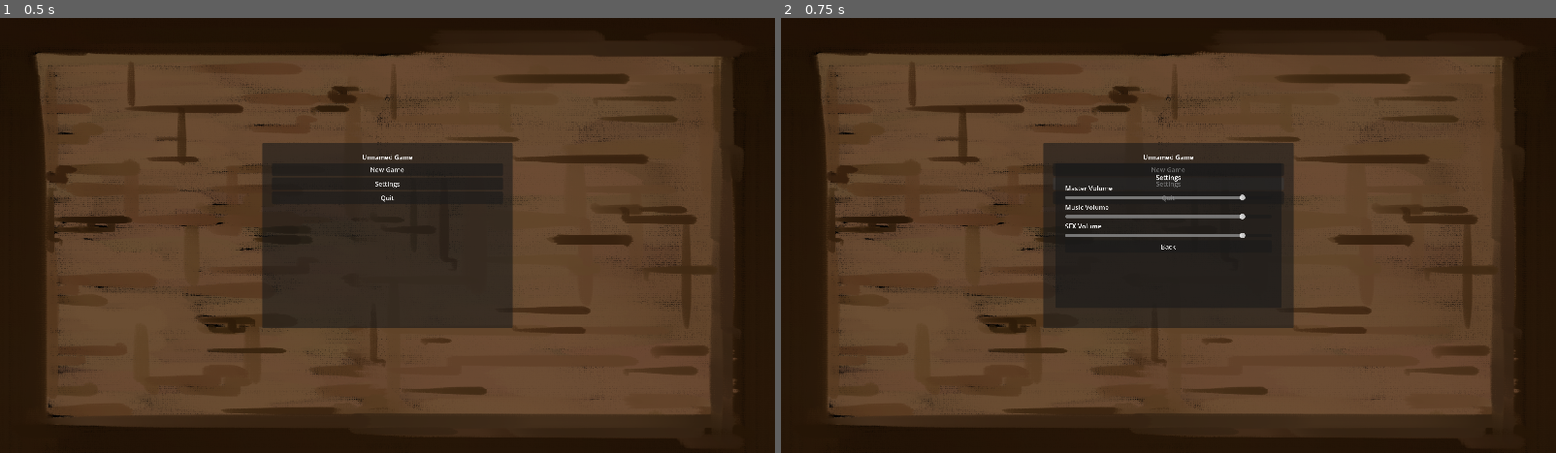
Above: before the commit, frames 1-2 (left to right).
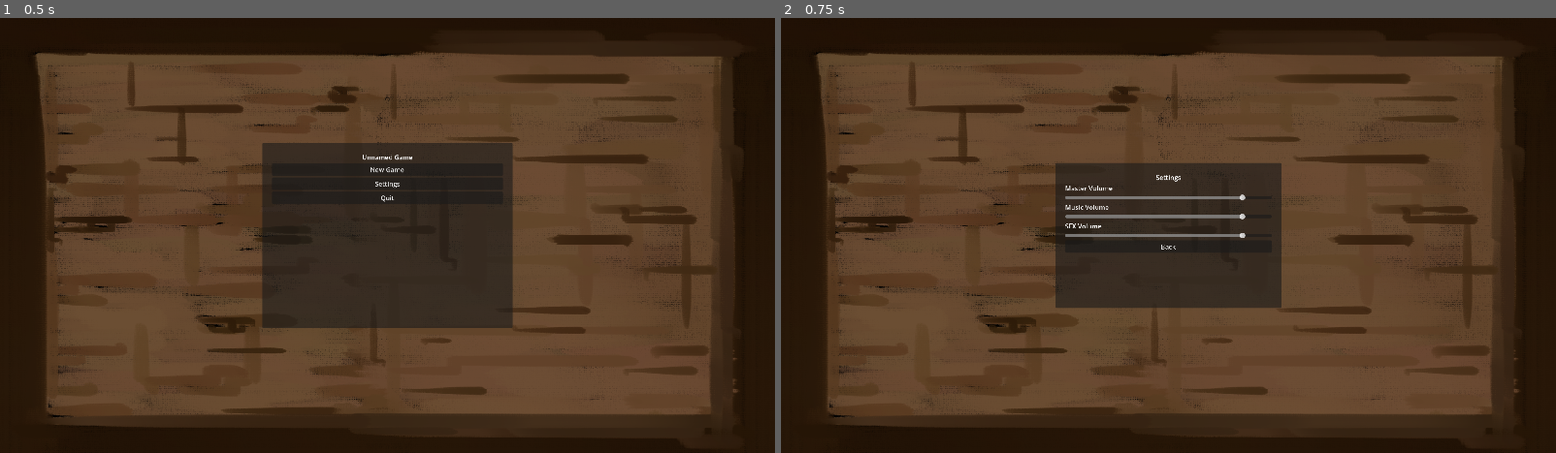
Above: after the commit, the same moments.

Repository: egoodpasture/unnamed_godot_game
Game: Godot game, scene res://scenes/UI/title_menu.tscn
Two runs of this game, one before a commit and one after it. Both use one fixed random seed, a clock stepped at 60 frames per second and the inputs below.
Inputs:
- Up to frame 1 (0.5 s): no input
- Up to frame 2 (0.75 s): click "Settings" at 0.5 s

Frame 1 is identical in both runs. In frame 2, 5.1% of the frame differs, in the area x 33-67%, y 28-72%.

Commit message:
Add save deletion, separate settings menu state, and new audio assets
Agent-Logs-Url: https://github.com/egoodpasture/unnamed_godot_game/sessions/d6d1ded9-35a1-47a2-bb7e-086a9715e851

Co-authored-by: egoodpasture <168766414+egoodpasture@users.noreply.github.com>

Diff:
--- a/unnamed-game/scenes/Classes/Construct.tscn
+++ b/unnamed-game/scenes/Classes/Construct.tscn
@@ -7,6 +7,7 @@
 [ext_resource type="Texture2D" uid="uid://1x862v810jmk" path="res://assets/sprites/horiz_dodge_sheet.png" id="5_wvqkx"]
 [ext_resource type="AudioStream" uid="uid://cq20f4w2rpnj2" path="res://assets/audio/explosion.mp3" id="6_y0bja"]
 [ext_resource type="Texture2D" uid="uid://cllfnudovl1y8" path="res://assets/sprites/explosion.png" id="7_fff8t"]
+[ext_resource type="AudioStream" path="res://assets/audio/player_damage.wav" id="8_damage"]
 
 [sub_resource type="AtlasTexture" id="AtlasTexture_pfeki"]
 atlas = ExtResource("4_5imfu")
@@ -343,6 +344,10 @@
 
 [node name="FireCooldown" type="Timer" parent="." unique_id=1957307035]
 
+[node name="DamageSound" type="AudioStreamPlayer2D" parent="." unique_id=210000001]
+stream = ExtResource("8_damage")
+bus = &"SFX"
+
 [node name="Hurtbox" type="Area2D" parent="." unique_id=16058616 groups=["player_hurtbox"]]
 collision_mask = 2
 
--- a/unnamed-game/scenes/Rooms/basic_room.tscn
+++ b/unnamed-game/scenes/Rooms/basic_room.tscn
@@ -4,7 +4,7 @@
 [ext_resource type="PackedScene" uid="uid://b6k25q4pwi7ek" path="res://scenes/Enemies/boss1.tscn" id="2_lyy10"]
 [ext_resource type="PackedScene" uid="uid://c3gjipwwnb75k" path="res://scenes/Classes/construct.tscn" id="2_sv0tl"]
 [ext_resource type="Texture2D" uid="uid://b73soy0nn4riq" path="res://assets/TileSet.png" id="4_4har8"]
-[ext_resource type="AudioStream" uid="uid://cq20f4w2rpnj2" path="res://assets/audio/explosion.mp3" id="5_music"]
+[ext_resource type="AudioStream" path="res://assets/audio/boss_theme_loop.mp3" id="5_music"]
 
 [sub_resource type="TileSetAtlasSource" id="TileSetAtlasSource_ggny8"]
 resource_name = "Room"
--- a/unnamed-game/scenes/UI/title_menu.tscn
+++ b/unnamed-game/scenes/UI/title_menu.tscn
@@ -116,15 +116,30 @@
 layout_mode = 2
 text = "Slot 1"
 
+[node name="DeleteSlot1Button" type="Button" parent="LoadContainer/LoadPanel/LoadMargin/LoadVBox" unique_id=200000001]
+unique_name_in_owner = true
+layout_mode = 2
+text = "Delete Slot 1"
+
 [node name="Slot2Button" type="Button" parent="LoadContainer/LoadPanel/LoadMargin/LoadVBox" unique_id=626891884]
 unique_name_in_owner = true
 layout_mode = 2
 text = "Slot 2"
 
+[node name="DeleteSlot2Button" type="Button" parent="LoadContainer/LoadPanel/LoadMargin/LoadVBox" unique_id=200000002]
+unique_name_in_owner = true
+layout_mode = 2
+text = "Delete Slot 2"
+
 [node name="Slot3Button" type="Button" parent="LoadContainer/LoadPanel/LoadMargin/LoadVBox" unique_id=2020647759]
 unique_name_in_owner = true
 layout_mode = 2
 text = "Slot 3"
+
+[node name="DeleteSlot3Button" type="Button" parent="LoadContainer/LoadPanel/LoadMargin/LoadVBox" unique_id=200000003]
+unique_name_in_owner = true
+layout_mode = 2
+text = "Delete Slot 3"
 
 [node name="BackFromLoad" type="Button" parent="LoadContainer/LoadPanel/LoadMargin/LoadVBox" unique_id=227985534]
 layout_mode = 2
@@ -194,8 +209,11 @@
 [connection signal="pressed" from="MainContainer/MainPanel/MarginContainer/VBoxContainer/SettingsButton" to="." method="_on_settings_button_pressed"]
 [connection signal="pressed" from="MainContainer/MainPanel/MarginContainer/VBoxContainer/QuitButton" to="." method="_on_quit_button_pressed"]
 [connection signal="pressed" from="LoadContainer/LoadPanel/LoadMargin/LoadVBox/Slot1Button" to="." method="_on_slot_1_button_pressed"]
+[connection signal="pressed" from="LoadContainer/LoadPanel/LoadMargin/LoadVBox/DeleteSlot1Button" to="." method="_on_delete_slot_1_button_pressed"]
 [connection signal="pressed" from="LoadContainer/LoadPanel/LoadMargin/LoadVBox/Slot2Button" to="." method="_on_slot_2_button_pressed"]
+[connection signal="pressed" from="LoadContainer/LoadPanel/LoadMargin/LoadVBox/DeleteSlot2Button" to="." method="_on_delete_slot_2_button_pressed"]
 [connection signal="pressed" from="LoadContainer/LoadPanel/LoadMargin/LoadVBox/Slot3Button" to="." method="_on_slot_3_button_pressed"]
+[connection signal="pressed" from="LoadContainer/LoadPanel/LoadMargin/LoadVBox/DeleteSlot3Button" to="." method="_on_delete_slot_3_button_pressed"]
 [connection signal="pressed" from="LoadContainer/LoadPanel/LoadMargin/LoadVBox/BackFromLoad" to="." method="_on_back_from_load_pressed"]
 [connection signal="pressed" from="ClassSelectContainer/ClassSelectPanel/ClassMargin/ClassVBox/StartButton" to="." method="_on_class_start_button_pressed"]
 [connection signal="pressed" from="ClassSelectContainer/ClassSelectPanel/ClassMargin/ClassVBox/BackFromClassSelect" to="." method="_on_back_from_class_select_pressed"]
--- a/unnamed-game/scripts/UI/title_menu.gd
+++ b/unnamed-game/scripts/UI/title_menu.gd
@@ -11,6 +11,9 @@
 @onready var _slot_1_button: Button = %Slot1Button
 @onready var _slot_2_button: Button = %Slot2Button
 @onready var _slot_3_button: Button = %Slot3Button
+@onready var _delete_slot_1_button: Button = %DeleteSlot1Button
+@onready var _delete_slot_2_button: Button = %DeleteSlot2Button
+@onready var _delete_slot_3_button: Button = %DeleteSlot3Button
 @onready var _settings_menu: Control = %SettingsMenu
 
 @onready var _class_buttons_container: VBoxContainer = %ClassButtonsContainer
@@ -44,15 +47,23 @@
 	_main_container.visible = (panel == _main_container)
 	_load_container.visible = (panel == _load_container)
 	_class_select_container.visible = (panel == _class_select_container)
+	_settings_menu.visible = (panel == _settings_menu)
 
 
 func _refresh_buttons() -> void:
 	var has_saves := GameState.has_any_save()
 	_continue_button.visible = has_saves
 	_load_button.visible = has_saves
+	var show_delete_buttons := not _new_game_mode
 	_slot_1_button.text = "Slot 1 - %s" % GameState.get_save_summary(1).get("label", "Empty")
 	_slot_2_button.text = "Slot 2 - %s" % GameState.get_save_summary(2).get("label", "Empty")
 	_slot_3_button.text = "Slot 3 - %s" % GameState.get_save_summary(3).get("label", "Empty")
+	_delete_slot_1_button.visible = show_delete_buttons
+	_delete_slot_2_button.visible = show_delete_buttons
+	_delete_slot_3_button.visible = show_delete_buttons
+	_delete_slot_1_button.disabled = not GameState.has_save(1)
+	_delete_slot_2_button.disabled = not GameState.has_save(2)
+	_delete_slot_3_button.disabled = not GameState.has_save(3)
 
 
 func _start_or_load_slot(slot: int) -> void:
@@ -91,7 +102,7 @@
 
 
 func _on_settings_button_pressed() -> void:
-	_settings_menu.visible = true
+	_show_panel(_settings_menu)
 
 
 func _on_quit_button_pressed() -> void:
@@ -135,3 +146,23 @@
 
 func _on_settings_menu_closed() -> void:
 	_refresh_buttons()
+	_show_panel(_main_container)
+
+
+func _delete_slot(slot: int) -> void:
+	GameState.clear_slot(slot)
+	_refresh_buttons()
+	if not _new_game_mode and not GameState.has_any_save():
+		_show_panel(_main_container)
+
+
+func _on_delete_slot_1_button_pressed() -> void:
+	_delete_slot(1)
+
+
+func _on_delete_slot_2_button_pressed() -> void:
+	_delete_slot(2)
+
+
+func _on_delete_slot_3_button_pressed() -> void:
+	_delete_slot(3)
--- a/unnamed-game/scripts/basic_room.gd
+++ b/unnamed-game/scripts/basic_room.gd
@@ -335,8 +335,15 @@
 func _setup_music() -> void:
 	if room_music == null:
 		return
+	var configured_stream: AudioStream = room_music.duplicate()
+	if configured_stream is AudioStreamMP3:
+		(configured_stream as AudioStreamMP3).loop = true
+	elif configured_stream is AudioStreamOggVorbis:
+		(configured_stream as AudioStreamOggVorbis).loop = true
+	elif configured_stream is AudioStreamWAV:
+		(configured_stream as AudioStreamWAV).loop_mode = AudioStreamWAV.LOOP_FORWARD
 	_music_player = AudioStreamPlayer.new()
-	_music_player.stream = room_music
+	_music_player.stream = configured_stream
 	_music_player.bus = "Music"
 	_music_player.process_mode = Node.PROCESS_MODE_ALWAYS
 	add_child(_music_player)
--- a/unnamed-game/scripts/classes/construct.gd
+++ b/unnamed-game/scripts/classes/construct.gd
@@ -24,6 +24,7 @@
 
 @onready var death_sound = $Death/DeathSound
 @onready var death_animation = $Death/DeathAnimation
+@onready var damage_sound = $DamageSound
 
 var health := max_health
 var dead := false
@@ -156,6 +157,9 @@
 	if dead: return
 	if invincible: return
 
+	if is_instance_valid(damage_sound):
+		damage_sound.play()
+
 	health -= amount
 	if health <= 0:
 		die()
Not shown, added: unnamed-game/assets/audio/player_damage.wav
